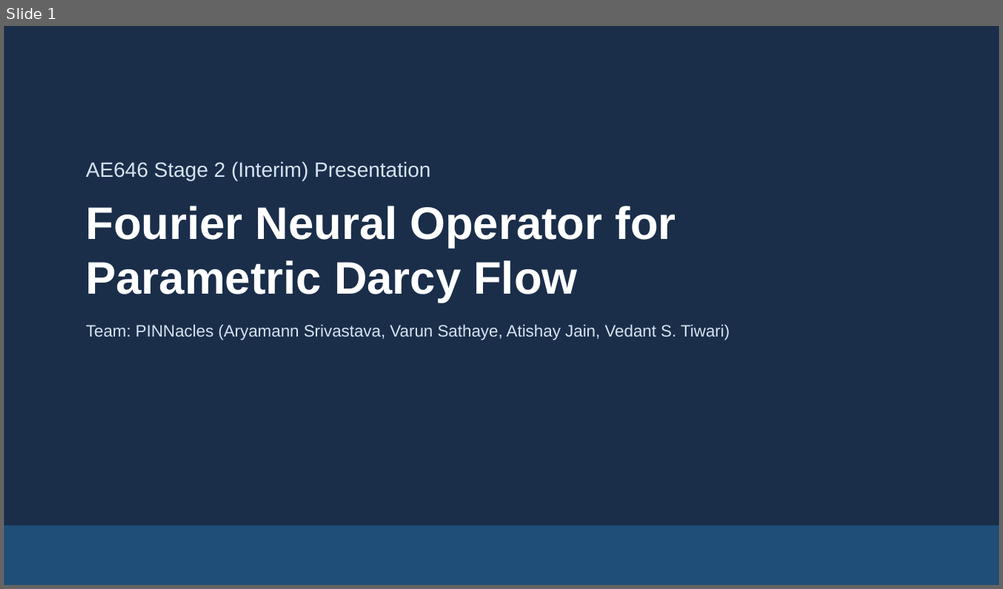
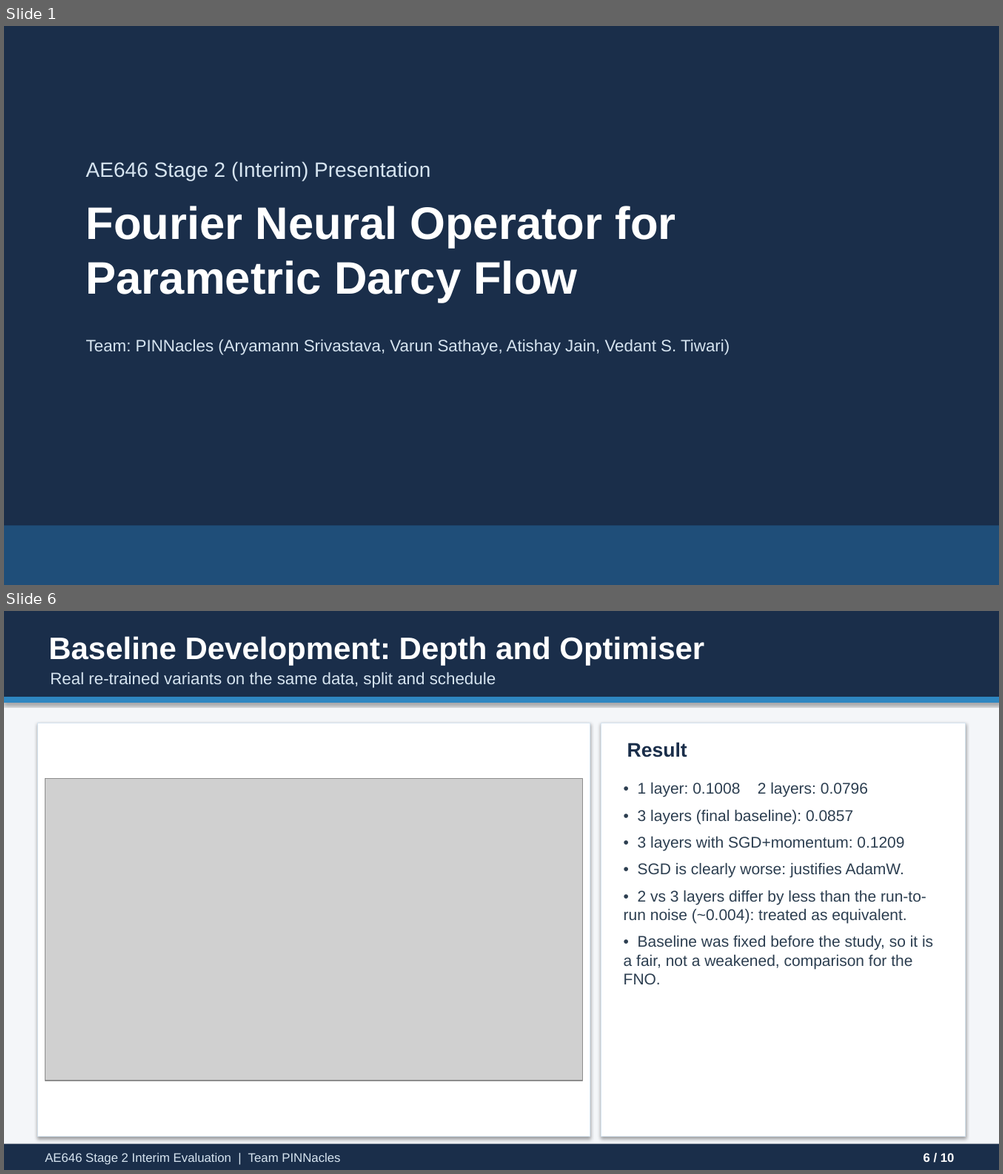
Before and after one commit to ARYAMANN7279/AE646-PINNacles, a slide deck: stage2/PINNacles_Stage2_Presentation.pptx. Shown one above the other, each under a label of ours: slide 1 before the commit, slides 1 and 6 after it; the slides between them are not shown. The pictures are 1003x589 and 1003x1174 pixels, drawn with LibreOffice and Linux fonts; fonts in the diff are those of the drawing; grey boxes stand for pictures. Boxes give left, top, right and bottom in pixels: in the first picture for what was removed or moved away, otherwise in the second. Text is boxed around its words. In the diff, an @@ line names an element or a change of style, - is before the commit and + after.

```diff
--- a/stage2/PINNacles_Stage2_Presentation.pptx
+++ b/stage2/PINNacles_Stage2_Presentation.pptx
@@ slide 6 added at (x1=4, y1=611, x2=999, y2=1170), background #FFFFFF @@
@@ rectangle added at (x1=4, y1=611, x2=999, y2=1170), fill #F4F6F9 @@
@@ rectangle added at (x1=4, y1=611, x2=999, y2=697), fill #1A2E4A @@
@@ text added at (x1=48, y1=636, x2=704, y2=665), 30 pt, text #FFFFFF, bold @@
+Baseline Development: Depth and Optimiser
@@ text added at (x1=50, y1=672, x2=495, y2=688), 16 pt, text #D6E4F0 @@
+Real re-trained variants on the same data, split and schedule
@@ rectangle added at (x1=4, y1=697, x2=999, y2=703), fill #2E86C1 @@
@@ rectangle added at (x1=37, y1=723, x2=589, y2=1137), fill #FFFFFF, outline #D6E4F0 1 pt @@
@@ rectangle added at (x1=601, y1=723, x2=965, y2=1137), fill #FFFFFF, outline #D6E4F0 1 pt @@
@@ text added at (x1=627, y1=742, x2=687, y2=758), 19 pt, text #1A2E4A, bold @@
+Result
@@ picture added at (x1=45, y1=779, x2=582, y2=1081) @@
@@ text added at (x1=623, y1=782, x2=933, y2=985), 15 pt, text #2C3E50 @@
+• 1 layer: 0.1008 2 layers: 0.0796
+• 3 layers (final baseline): 0.0857
+• 3 layers with SGD+momentum: 0.1209
+• SGD is clearly worse: justifies AdamW.
+• 2 vs 3 layers differ by less than the run-to-run noise (~0.004): treated as equivalent.
+• Baseline was fixed before the study, so it is a fair, not a weakened, comparison for the FNO.
@@ rectangle added at (x1=4, y1=1145, x2=999, y2=1170), fill #1A2E4A @@
@@ text added at (x1=45, y1=1153, x2=340, y2=1165), 12 pt, text #D6E4F0 @@
+AE646 Stage 2 Interim Evaluation | Team PINNacles
@@ text added at (x1=923, y1=1153, x2=954, y2=1162), 12 pt, text #FFFFFF, bold @@
+6 / 10
@@ slide 1 changed as well @@
@@ text "Team: PINNacles (Aryamann Srivastava, Varun ..." moved from (x1=86, y1=324, x2=729, y2=340) to (x1=86, y1=339, x2=729, y2=355) @@
```
Also in this commit, not shown: 1 other slide changed, 7 other slides added, 6 slides removed, 26 other files.
